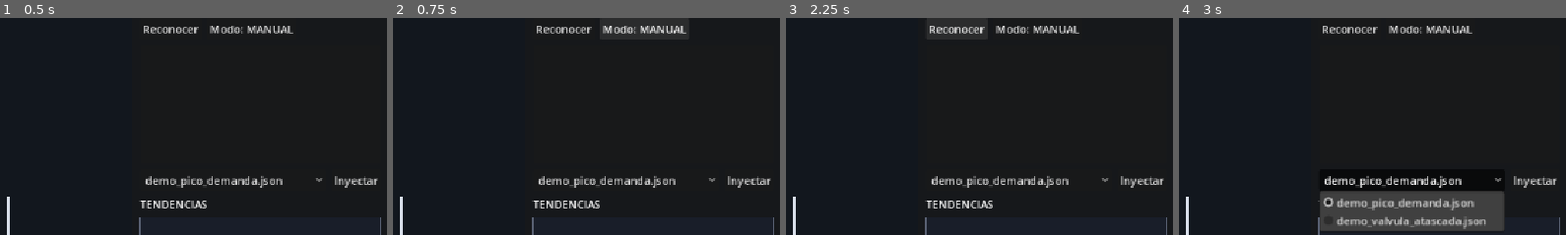
Above: before the commit, frames 1-4 (left to right).
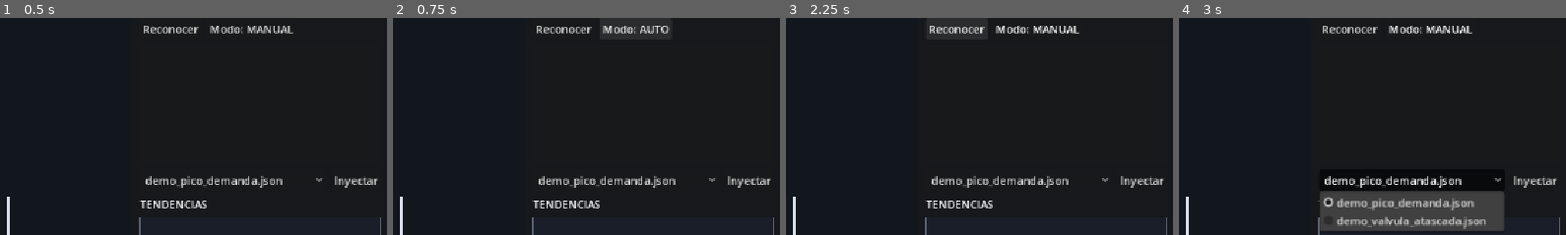
Above: after the commit, the same moments.

Repository: MariVillarroel/info_2do_parcial_scada-villarroel-y-calvo
Game: Godot game, scene res://scenes/hmi.tscn
Two runs of this game, one before a commit and one after it. Both use one fixed random seed, a clock stepped at 60 frames per second and the inputs below. Sound files missing from this copy of the repository are replaced by a short silence.
Inputs:
- Up to frame 1 (0.5 s): no input
- Up to frame 2 (0.75 s): click "Modo: MANUAL" at 0.5 s
- Up to frame 3 (2.25 s): click "Modo: MANUAL" (after the commit: "Modo: AUTO") at 1.25 s; click "Reconocer" at 2 s
- Up to frame 4 (3 s): click "demo_pico_demanda.json" at 2.75 s
The pictures show only the part of the screen within x 50-100%, y 18-68%; the shares and areas given below are measured in that part.

Frame 1 is identical in both runs. In frame 2, 0.3% of the frame differs, in the area x 63-76%, y 3-8%; in frame 3, less than 0.1%; in frame 4, less than 0.1%.

Commit message:
Control automatico + interlocks M2: Modo Manual/Auto, control por histeresis de TK201 via V102, interlocks de bomba y valvula activos siempre

Diff:
--- a/scripts/control_auto.gd
+++ b/scripts/control_auto.gd
@@ -30,6 +30,48 @@
 # que tus comandos no siempre se obedezcan. Tu control debe decidir con las
 # LECTURAS, no con lo que cree haber comandado.
 
+#abre V-102 si cae < SET_LOW, cierra si sube > SET_HIGH
+const SET_LOW  := 40.0
+const SET_HIGH := 60.0
+
+#umbrales de bloqueo
+const INTERLOCK_TK101_LLENO  := 93.0 #bloquea bomba
+const INTERLOCK_TK201_LLENO  := 93.0 #bloquea V-102
+
+#estados
 var planta: PlantaSim = null
+var modo_auto := false
+var _v102_abierta := false
 
-# TODO (PARCIAL · M2): implementa la histéresis y los interlocks.
+func procesar(datos: Dictionary) -> void:
+	if planta == null:
+		return
+	_aplicar_interlocks(datos)
+	if modo_auto:
+		_control_histeresis(datos)
+
+func _aplicar_interlocks(datos: Dictionary) -> void:
+	#TK-101 casi lleno -> apagar bomba
+	if datos["TK101.pct"] >= INTERLOCK_TK101_LLENO:
+		if datos["B101.marcha"]:
+			planta.comandar("B101.marcha", false)
+
+	#TK-201 casi lleno -> cerrar V-102
+	if datos["TK201.pct"] >= INTERLOCK_TK201_LLENO:
+		if datos["V102.apertura"] > 0.0:
+			planta.comandar("V102.apertura", 0.0)
+			_v102_abierta = false
+
+
+func _control_histeresis(datos: Dictionary) -> void:
+	var pct_201: float = datos["TK201.pct"]
+
+	if pct_201 <= SET_LOW and not _v102_abierta:
+		#nivel bajo -> abrir V-102
+		planta.comandar("V102.apertura", 1.0)
+		_v102_abierta = true
+
+	elif pct_201 >= SET_HIGH and _v102_abierta:
+		#nivel alto →-> cerrar V-102
+		planta.comandar("V102.apertura", 0.0)
+		_v102_abierta = false
--- a/scripts/hmi.gd
+++ b/scripts/hmi.gd
@@ -49,6 +49,7 @@
 
 #alarmas
 var _gestor: GestorAlarmas
+var _control: ControlAuto
 var _parpadeo_acum := 0.0
 var _parpadeo_visible := true
 const PARPADEO_INTERVALO := 0.5
@@ -64,6 +65,7 @@
 	_init_sonidos()
 	_init_panel_trip()
 	_init_gestor_alarmas()
+	_init_control_auto()
 
 func _init_sonidos() -> void:
 	_sfx_click     = _crear_player("res://assets/sounds/click.wav")
@@ -141,6 +143,12 @@
 	banner_alarma.text = "— sin alarmas —"
 	banner_alarma.add_theme_color_override("font_color", Color(0.55, 0.65, 0.55))
 
+func _init_control_auto() -> void:
+	_control = ControlAuto.new()
+	_control.planta = planta
+	add_child(_control)
+	boton_modo.text = "Modo: MANUAL"
+
 #helpers sonido
 func _play(player: AudioStreamPlayer) -> void:
 	if player != null and not player.playing:
@@ -175,6 +183,10 @@
 	historial.clear()
 	banner_alarma.text = "— sin alarmas (M1) —"
 	banner_alarma.add_theme_color_override("font_color", Color(0.55, 0.60, 0.65))
+	_control.modo_auto = false
+	_control._v102_abierta = false
+	boton_modo.text = "Modo: MANUAL"
+	boton_modo.add_theme_color_override("font_color", Color(1.0, 1.0, 1.0))
 
 # Lista los .json de res://data/escenarios/ en el selector. Este patrón
 # (recorrer una carpeta de datos en vez de codificar la lista) es el mismo
@@ -210,19 +222,23 @@
 	f101_label.text = "F-101: %.3f m³/s" % datos["F101.caudal"]
 	f102_label.text = "F-102: %.3f m³/s" % datos["F102.caudal"]
 	f201_label.text = "F-201: %.3f m³/s" % datos["F201.caudal"]
+
 	# TODO (PARCIAL · M1): pasa `datos` a tu gestor de alarmas y refleja el
 	# resultado: banner con la alarma más grave sin reconocer, parpadeo,
 	# bocina (alarma.wav en bucle mientras haya activas sin reconocer) y cada
 	# transición agregada al historial (ItemList).
-
-	# TODO (PARCIAL · M2): en modo AUTO, pasa `datos` a tu control; los
-	# interlocks se aplican SIEMPRE.
-	# TODO (PARCIAL · M3): alimenta la tendencia (tendencia.agregar_muestra).
 	_gestor.evaluar(datos)
 	if datos["TK101.pct"] <= 0.5:
 		_disparar_trip("TANQUE VACÍO — TK-101 sin nivel")
 	_actualizar_bocina()
 	_actualizar_banner()
+
+	# TODO (PARCIAL · M2): en modo AUTO, pasa `datos` a tu control; los
+	# interlocks se aplican SIEMPRE.
+	_control.procesar(datos)
+
+	# TODO (PARCIAL · M3): alimenta la tendencia (tendencia.agregar_muestra).
+
 
 func _actualizar_bocina() -> void:
 	if _gestor.hay_activas_sin_reconocer():
@@ -314,9 +330,13 @@
 
 
 func _on_boton_modo_pressed() -> void:
-	# TODO (PARCIAL · M2): alterna MANUAL/AUTO y refléjalo en el texto del
-	# botón y en algún lugar visible del sinóptico.
-	pass
+	_control.modo_auto = not _control.modo_auto
+	if _control.modo_auto:
+		boton_modo.text = "Modo: AUTO"
+		boton_modo.add_theme_color_override("font_color", Color(0.2, 1.0, 0.4))
+	else:
+		boton_modo.text = "Modo: MANUAL"
+		boton_modo.add_theme_color_override("font_color", Color(1.0, 1.0, 1.0))
 
 
 
